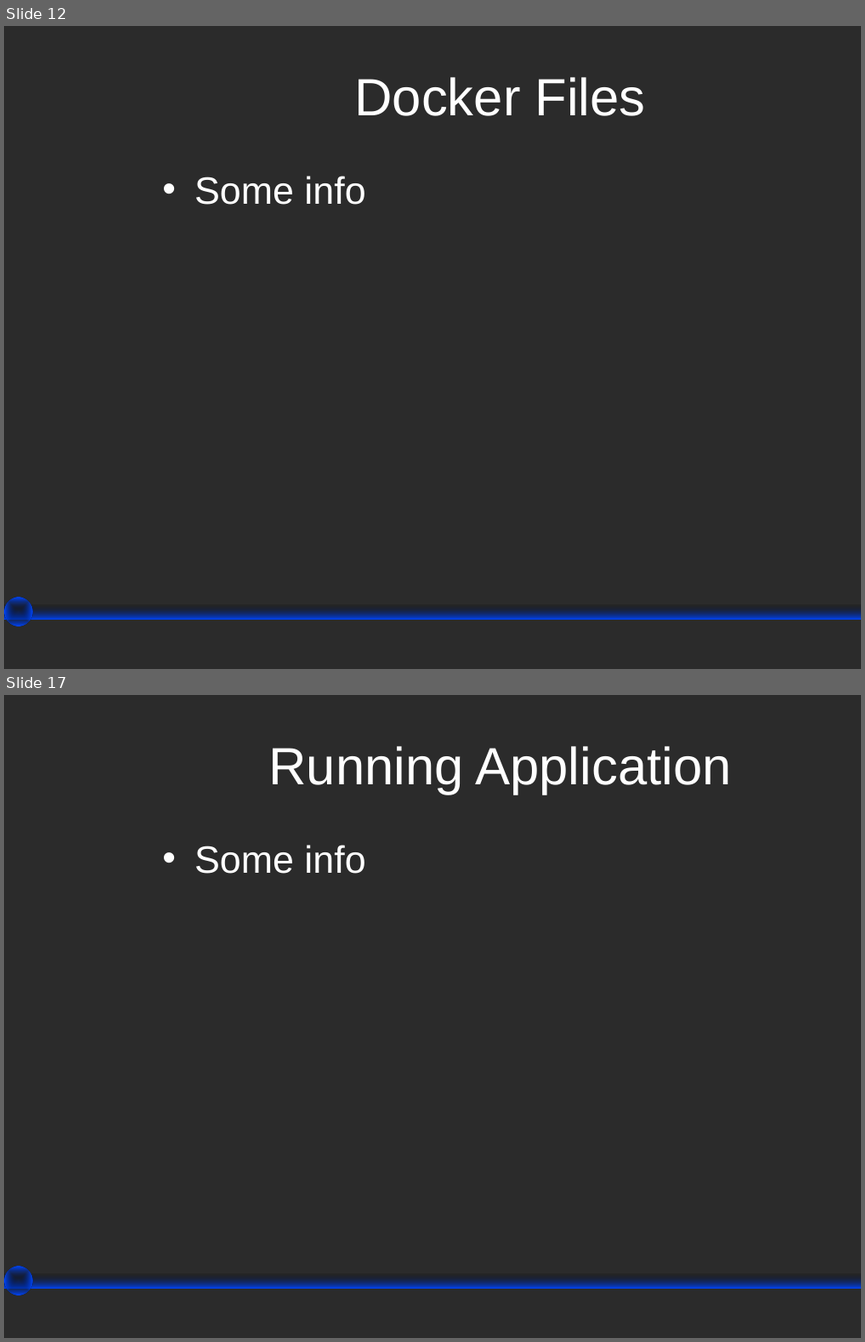
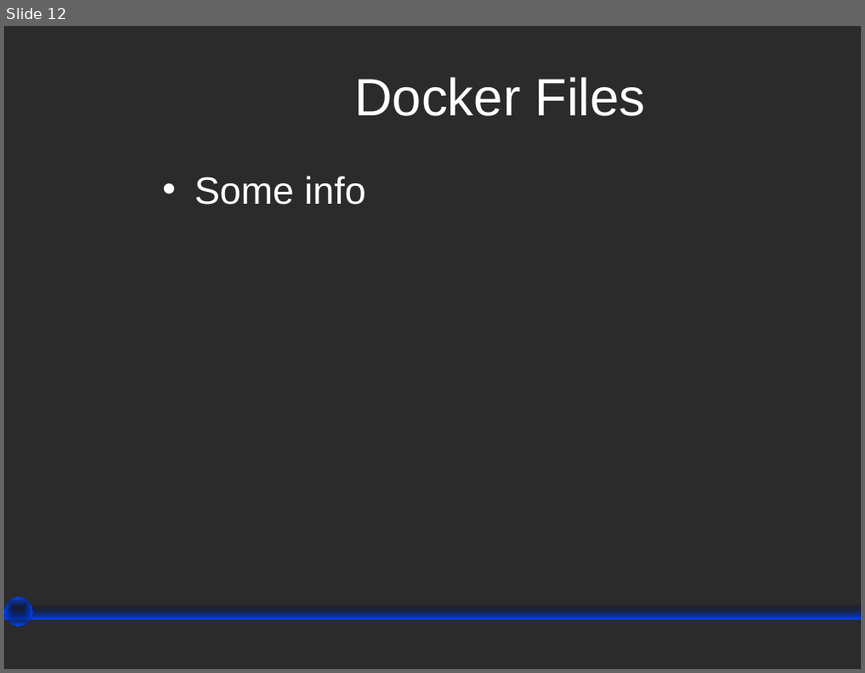
Before and after one commit to wesreisz/cis411-lightningTalks, a slide deck: TylerLutz_Docker_LighteningTalk.ppt. Shown one above the other, each under a label of ours: slides 12 and 17 before the commit, slide 12 after it; the slides between them are not shown. The pictures are 865x1342 and 865x673 pixels, drawn with LibreOffice and Linux fonts; fonts in the diff are those of the drawing; background and template pictures are left out; a plain dark background stands for a picture behind light text. Boxes give left, top, right and bottom in pixels: in the first picture for what was removed or moved away, otherwise in the second. Text is boxed around its words. In the diff, an @@ line names an element or a change of style, - is before the commit and + after.

```diff
--- a/TylerLutz_Docker_LighteningTalk.ppt
+++ b/TylerLutz_Docker_LighteningTalk.ppt
@@ slide 17 removed at (4,695,861,1338), background picture (left out) @@
@@ title removed at (268,746,731,794) @@
-Running Application
@@ text removed at (194,845,365,873) @@
-• Some info
@@ rectangle removed at (4,1273,861,1288) @@
@@ ellipse removed at (4,1266,32,1295) @@
```
Also in this commit, not shown: 6 slides changed, 1 slide added.
